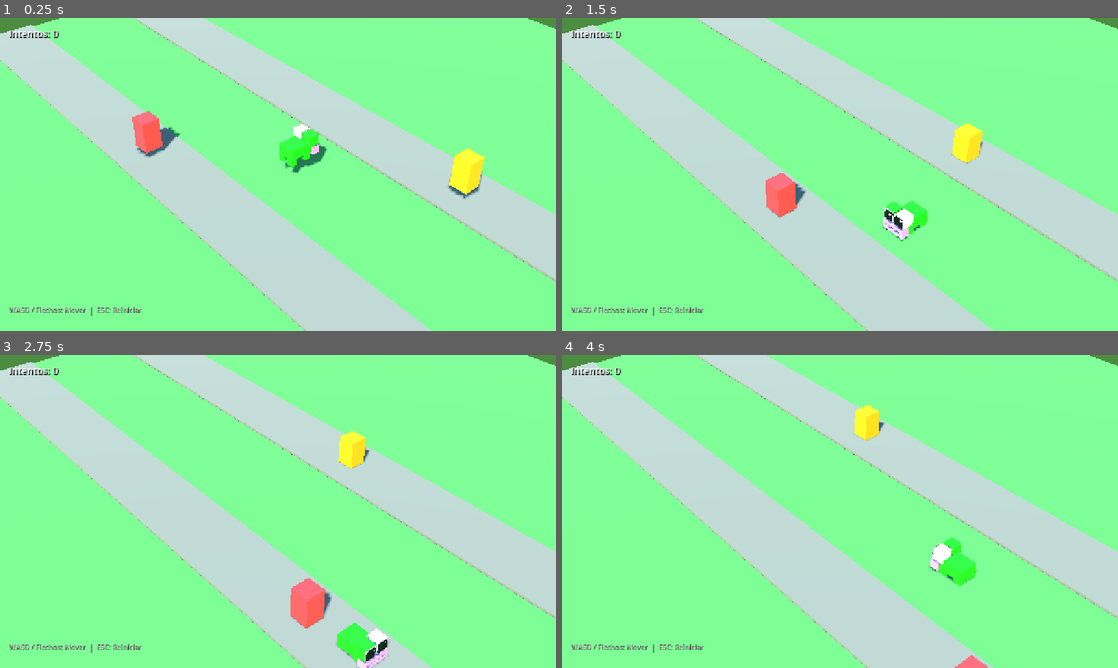
Above: before the commit, frames 1-4 (two rows, left to right).
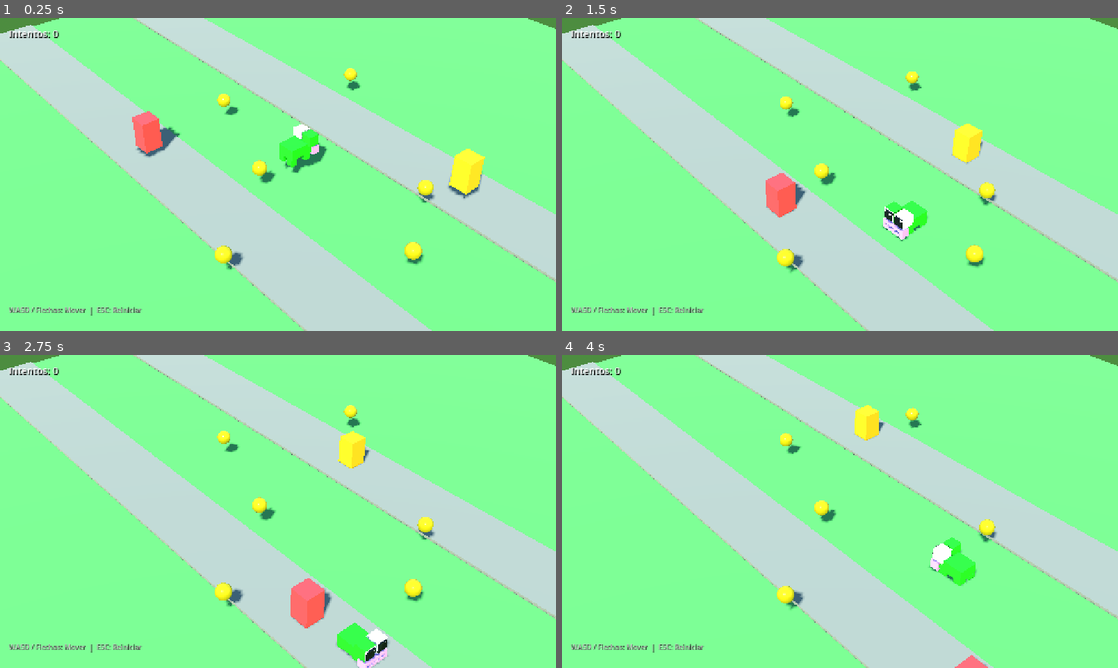
Above: after the commit, the same moments.

Repository: Leonardo2757/Juego_Crossy
Game: Godot game, scene res://scenes/Level.tscn
Two runs of this game, one before a commit and one after it. Both use one fixed random seed, a clock stepped at 60 frames per second and the inputs below.
Inputs:
- Up to frame 1 (0.25 s): no input
- Up to frame 2 (1.5 s): hold D (move_right) 0.53-1.28 s; hold S (move_back) from 1.28 s (still down)
- Up to frame 3 (2.75 s): release S (move_back) at 2.03 s; hold D (move_right) from 2.03 s (still down)
- Up to frame 4 (4 s): release D (move_right) at 2.78 s; hold W (move_forward) 2.78-3.53 s; hold A (move_left) from 3.53 s (still down)

The runs differ from the first frame. In frame 1, 1.0% of the frame differs, in the area x 38-79%, y 16-81%; in frame 2, 1.0%; in frame 3, 1.0%; in frame 4, 0.8%.

Commit message:
Collectibles

Diff:
--- /dev/null
+++ b/Juego_Crossy/scenes/Collectible.tscn
@@ -0,0 +1,30 @@
+[gd_scene load_steps=5 format=3 uid="uid://collectible001"]
+
+[ext_resource type="Script" path="res://scripts/collectible.gd" id="1_col"]
+
+[sub_resource type="SphereMesh" id="SphereMesh_001"]
+radius = 0.3
+height = 0.6
+
+[sub_resource type="StandardMaterial3D" id="Mat_coin"]
+albedo_color = Color(1, 0.85, 0.1, 1)
+metallic = 0.8
+roughness = 0.2
+emission_enabled = true
+emission = Color(1, 0.9, 0.2, 1)
+emission_energy_multiplier = 0.4
+
+[sub_resource type="SphereShape3D" id="SphereShape_001"]
+radius = 0.4
+
+[node name="Collectible" type="Area3D"]
+script = ExtResource("1_col")
+
+[node name="MeshInstance3D" type="MeshInstance3D" parent="."]
+transform = Transform3D(1, 0, 0, 0, 1, 0, 0, 0, 1, 0, 0.5, 0)
+mesh = SubResource("SphereMesh_001")
+surface_material_override/0 = SubResource("Mat_coin")
+
+[node name="CollisionShape3D" type="CollisionShape3D" parent="."]
+transform = Transform3D(1, 0, 0, 0, 1, 0, 0, 0, 1, 0, 0.5, 0)
+shape = SubResource("SphereShape_001")
--- a/Juego_Crossy/scenes/Level.tscn
+++ b/Juego_Crossy/scenes/Level.tscn
@@ -4,6 +4,7 @@
 [ext_resource type="PackedScene" uid="uid://player001" path="res://scenes/Player.tscn" id="2_player"]
 [ext_resource type="PackedScene" uid="uid://npc001" path="res://scenes/NPC.tscn" id="3_npc"]
 [ext_resource type="PackedScene" uid="uid://hud001" path="res://scenes/HUD.tscn" id="4_hud"]
+[ext_resource type="PackedScene" uid="uid://collectible001" path="res://scenes/Collectible.tscn" id="5_col"]
 
 [sub_resource type="ProceduralSkyMaterial" id="Sky_mat"]
 sky_top_color = Color(0.4, 0.7, 1, 1)
@@ -37,6 +38,8 @@
 
 [node name="Level" type="Node3D" unique_id=1142520133]
 script = ExtResource("1_level")
+
+[node name="HTTPRequest" type="HTTPRequest" parent="."]
 
 [node name="WorldEnvironment" type="WorldEnvironment" parent="." unique_id=1299146853]
 environment = SubResource("Env_001")
@@ -93,3 +96,23 @@
 [node name="Camera3D" type="Camera3D" parent="." unique_id=1848030129]
 transform = Transform3D(0.6467898, -0.46110862, 0.60748816, 0, 0.7965299, 0.6045991, -0.7626684, -0.39104855, 0.5151874, 17.316154, 17.526926, 15.743838)
 fov = 25.1
+
+[node name="Collectibles" type="Node3D" parent="."]
+
+[node name="Coin1" parent="Collectibles" instance=ExtResource("5_col")]
+transform = Transform3D(1, 0, 0, 0, 1, 0, 0, 0, 1, -5, 0.5, 0)
+
+[node name="Coin2" parent="Collectibles" instance=ExtResource("5_col")]
+transform = Transform3D(1, 0, 0, 0, 1, 0, 0, 0, 1, 0, 0.5, 2)
+
+[node name="Coin3" parent="Collectibles" instance=ExtResource("5_col")]
+transform = Transform3D(1, 0, 0, 0, 1, 0, 0, 0, 1, 5, 0.5, -2)
+
+[node name="Coin4" parent="Collectibles" instance=ExtResource("5_col")]
+transform = Transform3D(1, 0, 0, 0, 1, 0, 0, 0, 1, -3, 0.5, -6)
+
+[node name="Coin5" parent="Collectibles" instance=ExtResource("5_col")]
+transform = Transform3D(1, 0, 0, 0, 1, 0, 0, 0, 1, 3, 0.5, 6)
+
+[node name="Coin6" parent="Collectibles" instance=ExtResource("5_col")]
+transform = Transform3D(1, 0, 0, 0, 1, 0, 0, 0, 1, 7, 0.5, 1)
--- /dev/null
+++ b/Juego_Crossy/scripts/collectible.gd
@@ -0,0 +1,24 @@
+extends Area3D
+
+# ============================================================
+# collectible.gd — Objeto coleccionable (moneda dorada)
+# Señal: collected  → escuchada por Level para sumar puntos
+# ============================================================
+
+signal collected
+
+var tiempo : float = 0.0
+
+func _ready() -> void:
+	body_entered.connect(_on_body_entered)
+
+func _process(delta: float) -> void:
+	# Animación: rotación + flotado suave
+	tiempo += delta
+	rotation.y += delta * 2.0
+	$MeshInstance3D.position.y = 0.5 + sin(tiempo * 2.5) * 0.12
+
+func _on_body_entered(body: Node3D) -> void:
+	if body.is_in_group("jugador"):
+		collected.emit()
+		queue_free()
Not shown, added: Juego_Crossy/README.md
